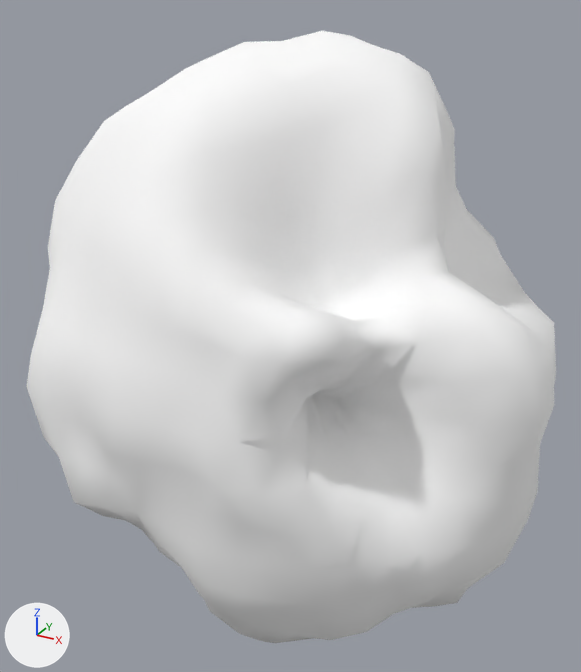
A saved change to the glTF model assets/asteroids/asteroid_med_24.glb.
The view is the same before and after, from a 50 mm lens placed at (1.23, -2.28, 1.29), pointed at (-0.04, 0.02, 0.14). Lighting does not change. The marker at lower left points along +X, +Y and +Z. The picture after the commit comes second. Vertices at exactly the same position are counted once.

In view in the first picture: 'asteroid_med_24'.
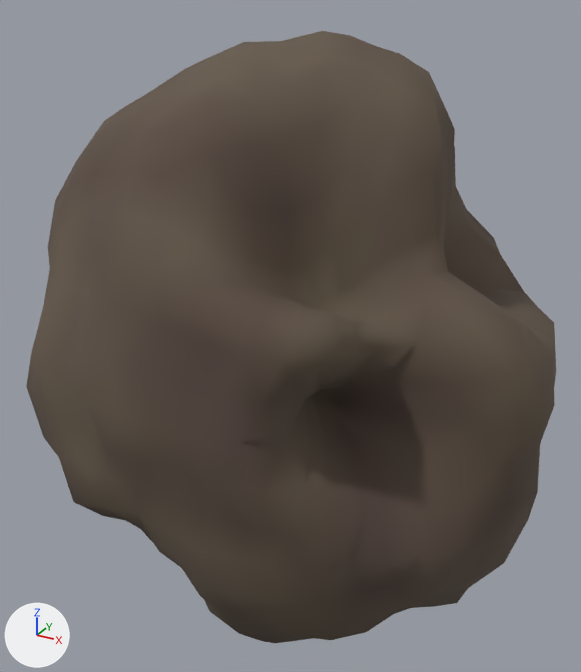
Location of each change, [x1, y1, x2, y2] in pixels of the pictures (581 x 672 px):
'asteroid_med_24', recoloured (darker): [26, 31, 556, 643] in both

Diff of the bpy script that builds the scene:
```diff
--- a/assets/asteroids/asteroid_med_24.glb.py
+++ b/assets/asteroids/asteroid_med_24.glb.py
@@ mat_rock_asteroid_med_24 @@
 n0 = _N.new('ShaderNodeBsdfPrincipled'); n0.name = 'Principled BSDF'
-n0.inputs[0].default_value = (1.0, 1.0, 1.0, 1.0)  # 'Base Color', white #ffffff
-n0.inputs[1].default_value = 0.00213  # 'Metallic'
-n0.inputs[2].default_value = 0.943  # 'Roughness'
+n0.inputs[1].default_value = 0.0187  # 'Metallic'
+n0.inputs[2].default_value = 0.936  # 'Roughness'
 n1 = _N.new('ShaderNodeOutputMaterial'); n1.name = 'Material Output'
+n2 = _N.new('ShaderNodeVertexColor'); n2.name = 'Color Attribute'
 _L.new(n0.outputs[0], n1.inputs[0])  # 'BSDF' to 'Surface'
+_L.new(n2.outputs[0], n0.inputs[0])  # 'Color' to 'Base Color'
@@ me_icosphere @@
 me_icosphere.from_pydata(...)  # 642 vertices, 1280 faces; spans x -0.91..0.9, y -0.74..0.71, z -1.07..1.16
 # used by ob_asteroid_med_24; location = (0.0, 0.0, 0.0)
+# me_icosphere part 1: vertex colours changed
 me_icosphere.materials.append(mat_rock_asteroid_med_24)
```
